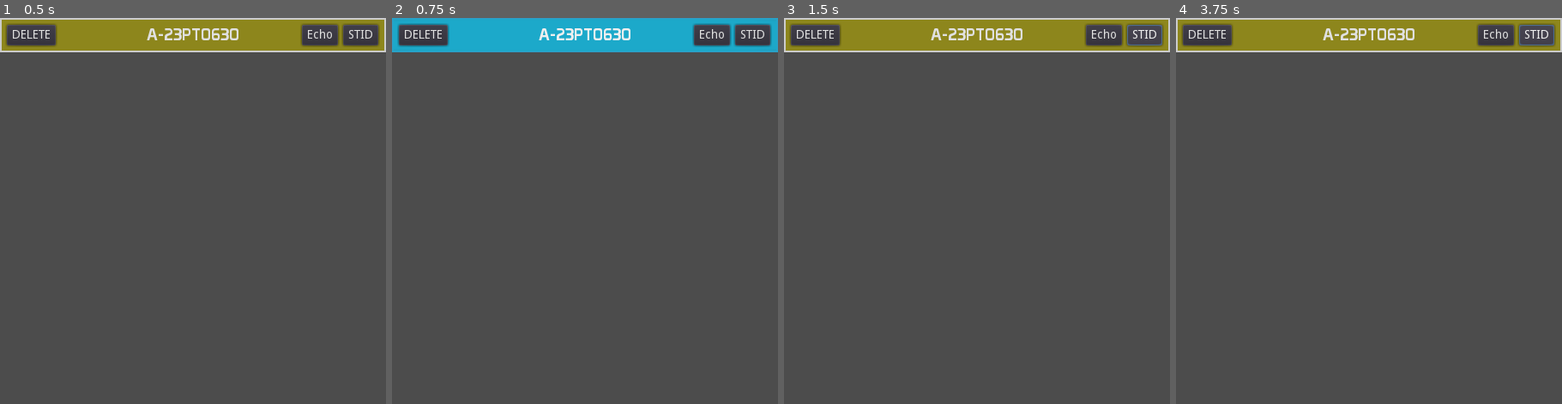
Above: before the commit, frames 1-4 (left to right).
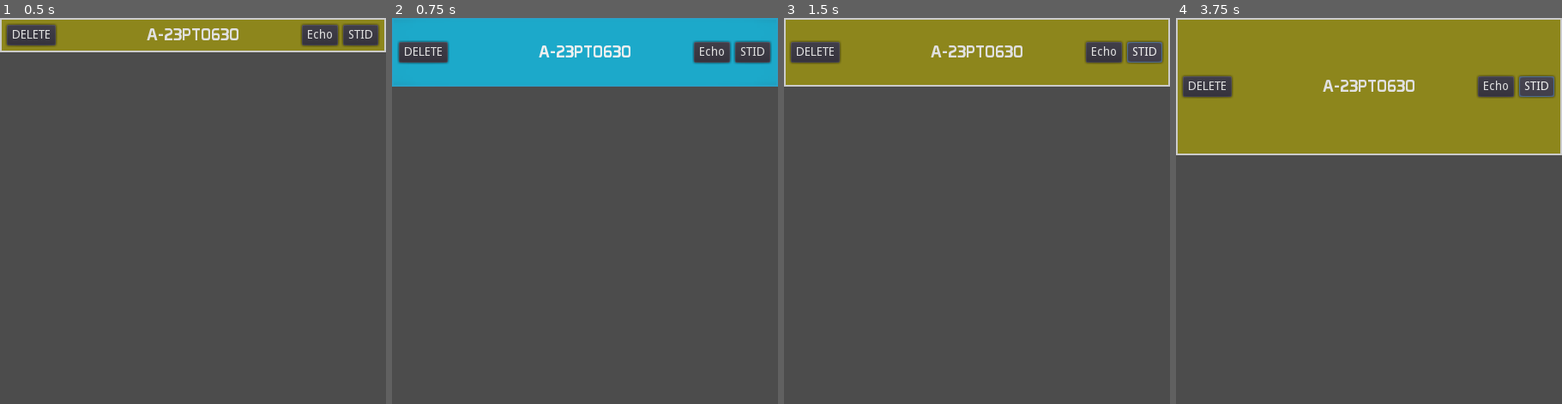
Above: after the commit, the same moments.

Repository: Keroflux/tagfinder
Game: Godot game, scene res://Tagbutton.tscn
Same seed, same stepped clock (60 frames per second), same inputs: the game is played once before the commit and once after it. This scene is started directly instead of the project's main scene.
Inputs:
- Up to frame 1 (0.5 s): no input
- Up to frame 2 (0.75 s): click "A-23PT0630" at 0.5 s
- Up to frame 3 (1.5 s): click "STID" at 1.25 s
- Up to frame 4 (3.75 s): click "Echo" at 2 s; click "A-23PT0630" at 2.75 s; click "STID" at 3.5 s

Frame 1 is identical in both runs. In frame 2, 11% of the frame differs, in the area x 0-100%, y 1-18%; in frame 3, 11%; in frame 4, 28%, in the area x 0-100%, y 1-36%.
Error in both runs: Invalid get index '0' (on base: 'int'). (res://Script/Tagbutton.gd:12)

Commit message:
Endring i utseende

Diff:
--- a/Script/Tagbutton.gd
+++ b/Script/Tagbutton.gd
@@ -36,3 +36,7 @@
 
 func _on_Echo_pressed():
 	emit_signal("open_echo", index)
+
+
+func _on_Button_pressed():
+	rect_size.y *= 2
--- a/TagFinder.tscn
+++ b/TagFinder.tscn
@@ -18,37 +18,110 @@
 content_margin_right = 5.0
 content_margin_top = 5.0
 content_margin_bottom = 5.0
-bg_color = Color( 0.145098, 0.282353, 0.427451, 1 )
-border_width_left = 1
-border_width_top = 2
+bg_color = Color( 0.705882, 0.733333, 0.752941, 1 )
+border_width_left = 3
+border_width_top = 3
 border_width_right = 3
-border_width_bottom = 1
+border_width_bottom = 3
+border_color = Color( 0.870588, 0.929412, 0.933333, 1 )
 
 [sub_resource type="StyleBoxFlat" id=4]
+bg_color = Color( 0.705882, 0.733333, 0.752941, 1 )
+border_width_left = 2
+border_width_top = 2
+border_width_right = 2
+border_width_bottom = 2
+border_color = Color( 0, 0.435294, 0.47451, 1 )
+corner_radius_top_left = 14
+corner_radius_top_right = 14
+corner_radius_bottom_right = 14
+corner_radius_bottom_left = 14
+corner_detail = 16
 
 [sub_resource type="StyleBoxFlat" id=5]
-bg_color = Color( 0.27451, 0.411765, 0.247059, 1 )
+bg_color = Color( 0, 0.435294, 0.47451, 1 )
+border_width_left = 2
+border_width_top = 2
+border_width_right = 2
+border_width_bottom = 2
+border_color = Color( 0, 0.435294, 0.47451, 1 )
+corner_radius_top_left = 14
+corner_radius_top_right = 14
+corner_radius_bottom_right = 14
+corner_radius_bottom_left = 14
+corner_detail = 16
 
 [sub_resource type="StyleBoxFlat" id=6]
-bg_color = Color( 0.384314, 0.388235, 0.403922, 1 )
-border_width_left = 1
-border_width_top = 1
-border_width_right = 1
-border_width_bottom = 1
+bg_color = Color( 0.843137, 0.882353, 0.929412, 1 )
+border_width_left = 2
+border_width_top = 2
+border_width_right = 2
+border_width_bottom = 2
+border_color = Color( 0, 0.435294, 0.47451, 1 )
+corner_radius_top_left = 14
+corner_radius_top_right = 14
+corner_radius_bottom_right = 14
+corner_radius_bottom_left = 14
+corner_detail = 16
+
+[sub_resource type="DynamicFont" id=11]
+font_data = ExtResource( 2 )
 
 [sub_resource type="DynamicFont" id=7]
 font_data = ExtResource( 2 )
 
+[sub_resource type="DynamicFont" id=15]
+font_data = ExtResource( 1 )
+
+[sub_resource type="StyleBoxFlat" id=13]
+bg_color = Color( 0.705882, 0.733333, 0.752941, 1 )
+border_width_left = 2
+border_width_top = 2
+border_width_right = 2
+border_width_bottom = 2
+border_color = Color( 0, 0.435294, 0.47451, 1 )
+corner_radius_top_left = 14
+corner_radius_top_right = 14
+corner_radius_bottom_right = 14
+corner_radius_bottom_left = 14
+corner_detail = 16
+
+[sub_resource type="StyleBoxFlat" id=14]
+bg_color = Color( 0, 0.435294, 0.47451, 1 )
+border_width_left = 2
+border_width_top = 2
+border_width_right = 2
+border_width_bottom = 2
+border_color = Color( 0, 0.435294, 0.47451, 1 )
+corner_radius_top_left = 14
+corner_radius_top_right = 14
+corner_radius_bottom_right = 14
+corner_radius_bottom_left = 14
+corner_detail = 16
+
+[sub_resource type="StyleBoxFlat" id=12]
+bg_color = Color( 0.843137, 0.882353, 0.929412, 1 )
+border_width_left = 2
+border_width_top = 2
+border_width_right = 2
+border_width_bottom = 2
+border_color = Color( 0, 0.435294, 0.47451, 1 )
+corner_radius_top_left = 14
+corner_radius_top_right = 14
+corner_radius_bottom_right = 14
+corner_radius_bottom_left = 14
+corner_detail = 16
+
 [sub_resource type="DynamicFont" id=8]
 font_data = ExtResource( 1 )
 
-[sub_resource type="DynamicFont" id=9]
+[sub_resource type="DynamicFont" id=10]
+size = 20
 font_data = ExtResource( 1 )
 
 [node name="TagFinder" type="Control"]
 anchor_right = 1.0
-anchor_bottom = 0.996
-margin_bottom = -0.200012
+anchor_bottom = 1.0
 script = ExtResource( 3 )
 __meta__ = {
 "_edit_use_anchors_": false
@@ -57,7 +130,21 @@
 [node name="ColorRect" type="ColorRect" parent="."]
 anchor_right = 1.0
 anchor_bottom = 1.0
-color = Color( 0.243137, 0.321569, 0.337255, 1 )
+color = Color( 0.137255, 0.215686, 0.27451, 1 )
+__meta__ = {
+"_edit_use_anchors_": false
+}
+
+[node name="ColorRect2" type="ColorRect" parent="."]
+anchor_top = 0.667
+anchor_right = 1.0
+anchor_bottom = 1.0
+margin_top = -4.15002
+margin_right = 85.0
+rect_rotation = 5.0
+size_flags_horizontal = 3
+size_flags_vertical = 3
+color = Color( 0.196078, 0.196078, 0.196078, 1 )
 __meta__ = {
 "_edit_use_anchors_": false
 }
@@ -79,10 +166,10 @@
 margin_left = 20.0
 margin_top = 20.0
 margin_right = 430.0
-margin_bottom = 427.0
+margin_bottom = 430.0
 size_flags_horizontal = 3
 size_flags_vertical = 3
-custom_constants/separation = 0
+custom_constants/separation = 1
 
 [node name="Label" type="Label" parent="MC/VBC"]
 margin_right = 410.0
@@ -96,9 +183,9 @@
 }
 
 [node name="TAG" type="Label" parent="MC/VBC"]
-margin_top = 22.0
+margin_top = 23.0
 margin_right = 410.0
-margin_bottom = 48.0
+margin_bottom = 49.0
 custom_fonts/font = SubResource( 2 )
 text = "TAGS"
 align = 1
@@ -107,7 +194,7 @@
 }
 
 [node name="TagListe" type="ScrollContainer" parent="MC/VBC"]
-margin_top = 48.0
+margin_top = 50.0
 margin_right = 410.0
 margin_bottom = 243.0
 size_flags_horizontal = 3
@@ -119,90 +206,167 @@
 margin_left = 5.0
 margin_top = 5.0
 margin_right = 405.0
-margin_bottom = 190.0
+margin_bottom = 188.0
 size_flags_horizontal = 3
 size_flags_vertical = 3
 
 [node name="EchoAll" type="OptionButton" parent="MC/VBC"]
-margin_top = 243.0
+margin_top = 244.0
 margin_right = 410.0
-margin_bottom = 273.0
+margin_bottom = 274.0
 rect_min_size = Vector2( 0, 30 )
 hint_tooltip = "Max 19 tag!"
+focus_mode = 0
 custom_styles/hover = SubResource( 4 )
 custom_styles/pressed = SubResource( 5 )
 custom_styles/normal = SubResource( 6 )
+custom_fonts/font = SubResource( 11 )
+custom_colors/font_color = Color( 0.239216, 0.239216, 0.239216, 1 )
+custom_colors/font_color_hover = Color( 0.239216, 0.239216, 0.239216, 1 )
+enabled_focus_mode = 0
 text = "P1"
 align = 1
 items = [ "LQ", null, false, 0, null, "P1", null, false, 1, null, "DP", null, false, 2, null, "RP", null, false, 3, null, "Åpne alle tag i Echo (max 19 tag)", null, true, 4, null ]
 selected = 1
 
 [node name="Multifile" type="CheckBox" parent="MC/VBC"]
-margin_top = 273.0
-margin_right = 410.0
-margin_bottom = 307.0
+margin_top = 275.0
+margin_right = 24.0
+margin_bottom = 309.0
 hint_tooltip = "PÅ ved opplasting til TagHub
 Lagrer separate filer per platform.
 "
+focus_mode = 0
+size_flags_horizontal = 0
+size_flags_vertical = 0
+custom_fonts/font = SubResource( 7 )
+custom_constants/check_vadjust = 0
+pressed = true
+enabled_focus_mode = 0
+__meta__ = {
+"_edit_use_anchors_": false
+}
+
+[node name="Label2" type="Label" parent="MC/VBC/Multifile"]
+anchor_left = 0.5
+anchor_top = 1.471
+anchor_right = 0.5
+anchor_bottom = 1.471
+margin_left = 12.0
+margin_top = -11.014
+margin_right = 131.0
+margin_bottom = 14.986
+custom_fonts/font = SubResource( 15 )
+text = "Fjern 1900 prefix"
+__meta__ = {
+"_edit_use_anchors_": false
+}
+
+[node name="Prefix" type="CheckBox" parent="MC/VBC"]
+margin_top = 310.0
+margin_right = 24.0
+margin_bottom = 344.0
+hint_tooltip = "PÅ ved opplasting til TagHub
+Tar bort 190x fra TAG"
+focus_mode = 0
+size_flags_horizontal = 0
+size_flags_vertical = 0
 custom_fonts/font = SubResource( 7 )
 pressed = true
-text = "Separate filer for hver platform"
-__meta__ = {
-"_edit_use_anchors_": false
-}
-
-[node name="Prefix" type="CheckBox" parent="MC/VBC"]
-margin_top = 307.0
+enabled_focus_mode = 0
+__meta__ = {
+"_edit_use_anchors_": false
+}
+
+[node name="Label" type="Label" parent="MC/VBC/Prefix"]
+anchor_left = 0.5
+anchor_top = -0.529
+anchor_right = 0.5
+anchor_bottom = -0.529
+margin_left = 12.0
+margin_top = -14.014
+margin_right = 221.0
+margin_bottom = 11.986
+custom_fonts/font = SubResource( 15 )
+text = "Separer filer for hver platform"
+__meta__ = {
+"_edit_use_anchors_": false
+}
+
+[node name="Taghub" type="CheckBox" parent="MC/VBC"]
+margin_top = 345.0
+margin_right = 24.0
+margin_bottom = 379.0
+hint_tooltip = "Åpener EchoHub når lister blir generert"
+focus_mode = 0
+size_flags_horizontal = 0
+size_flags_vertical = 0
+custom_fonts/font = SubResource( 7 )
+enabled_focus_mode = 0
+__meta__ = {
+"_edit_use_anchors_": false
+}
+
+[node name="Label2" type="Label" parent="MC/VBC/Taghub"]
+anchor_left = 0.5
+anchor_top = 0.441
+anchor_right = 0.5
+anchor_bottom = 0.441
+margin_left = 12.0
+margin_top = -11.994
+margin_right = 221.0
+margin_bottom = 14.006
+custom_fonts/font = SubResource( 15 )
+text = "Åpne EchoHub ved generering"
+__meta__ = {
+"_edit_use_anchors_": false
+}
+
+[node name="HBC" type="HBoxContainer" parent="MC/VBC"]
+margin_top = 380.0
 margin_right = 410.0
-margin_bottom = 341.0
-hint_tooltip = "PÅ ved opplasting til TagHub
-Tar bort 190x fra TAG"
-custom_fonts/font = SubResource( 7 )
-pressed = true
-text = "Fjern 1900 prefix"
-__meta__ = {
-"_edit_use_anchors_": false
-}
-
-[node name="Taghub" type="CheckBox" parent="MC/VBC"]
-margin_top = 341.0
-margin_right = 410.0
-margin_bottom = 375.0
-hint_tooltip = "Åpener EchoHub når lister blir generert"
-custom_fonts/font = SubResource( 7 )
-text = "Åpne EchoHub ved generering"
-__meta__ = {
-"_edit_use_anchors_": false
-}
-
-[node name="HBC" type="HBoxContainer" parent="MC/VBC"]
-margin_top = 375.0
-margin_right = 410.0
-margin_bottom = 407.0
+margin_bottom = 410.0
 custom_constants/separation = 5
 alignment = 1
 
 [node name="GenererLister" type="Button" parent="MC/VBC/HBC"]
-margin_left = 98.0
-margin_right = 205.0
-margin_bottom = 32.0
+margin_left = 84.0
+margin_right = 199.0
+margin_bottom = 30.0
 rect_min_size = Vector2( 100, 20 )
 hint_tooltip = "Lagrer .txt fil med TAG i
 Documents"
+focus_mode = 0
+custom_styles/hover = SubResource( 13 )
+custom_styles/pressed = SubResource( 14 )
+custom_styles/normal = SubResource( 12 )
 custom_fonts/font = SubResource( 8 )
-text = "Generer lister"
+custom_colors/font_color = Color( 0.239216, 0.239216, 0.239216, 1 )
+custom_colors/font_color_hover = Color( 0.239216, 0.239216, 0.239216, 1 )
+custom_colors/font_color_pressed = Color( 0.239216, 0.239216, 0.239216, 1 )
+enabled_focus_mode = 0
+text = "  Generer lister  "
 __meta__ = {
 "_edit_use_anchors_": false
 }
 
 [node name="Reload" type="Button" parent="MC/VBC/HBC"]
-margin_left = 210.0
-margin_right = 311.0
-margin_bottom = 32.0
+margin_left = 204.0
+margin_right = 325.0
+margin_bottom = 30.0
 rect_min_size = Vector2( 100, 20 )
-hint_tooltip = "Søker gjennom kopiert tekst på nytt"
-custom_fonts/font = SubResource( 9 )
-text = "Søk etter tag"
+hint_tooltip = "Lagrer .txt fil med TAG i
+Documents"
+focus_mode = 0
+custom_styles/hover = SubResource( 13 )
+custom_styles/pressed = SubResource( 14 )
+custom_styles/normal = SubResource( 12 )
+custom_fonts/font = SubResource( 8 )
+custom_colors/font_color = Color( 0.239216, 0.239216, 0.239216, 1 )
+custom_colors/font_color_hover = Color( 0.239216, 0.239216, 0.239216, 1 )
+custom_colors/font_color_pressed = Color( 0.239216, 0.239216, 0.239216, 1 )
+enabled_focus_mode = 0
+text = "   Søke etter tag  "
 __meta__ = {
 "_edit_use_anchors_": false
 }
@@ -216,6 +380,20 @@
 __meta__ = {
 "_edit_use_anchors_": false
 }
+
+[node name="Label" type="Label" parent="."]
+anchor_left = 1.0
+anchor_right = 1.0
+margin_left = -90.0
+margin_top = -4.0
+margin_right = -5.0
+margin_bottom = 27.0
+custom_fonts/font = SubResource( 10 )
+custom_colors/font_color = Color( 1, 0.0705882, 0.262745, 1 )
+text = "TagFinder"
+__meta__ = {
+"_edit_use_anchors_": false
+}
 [connection signal="item_selected" from="MC/VBC/EchoAll" to="." method="_on_Open_Echo_all"]
 [connection signal="pressed" from="MC/VBC/Multifile" to="." method="_on_Reload_pressed"]
 [connection signal="pressed" from="MC/VBC/Prefix" to="." method="_on_Reload_pressed"]
--- a/Tagbutton.tscn
+++ b/Tagbutton.tscn
@@ -19,11 +19,9 @@
 
 [node name="Tagbutton" type="Control"]
 anchor_right = 1.0
-anchor_bottom = 1.0
-margin_right = 3.05176e-05
-margin_bottom = -410.0
 rect_min_size = Vector2( 250, 40 )
 size_flags_horizontal = 3
+size_flags_vertical = 0
 script = ExtResource( 2 )
 __meta__ = {
 "_edit_use_anchors_": false
@@ -83,6 +81,7 @@
 __meta__ = {
 "_edit_use_anchors_": false
 }
+[connection signal="pressed" from="Button" to="." method="_on_Button_pressed"]
 [connection signal="pressed" from="Delete" to="." method="_on_Delete_pressed"]
 [connection signal="pressed" from="STID" to="." method="_on_STID_pressed"]
 [connection signal="pressed" from="Echo" to="." method="_on_Echo_pressed"]
--- a/project.godot
+++ b/project.godot
@@ -24,6 +24,7 @@
 
 window/size/width=450
 window/size/height=450
+window/vsync/use_vsync=false
 window/stretch/aspect="expand"
 
 [importer_defaults]
Not shown: 1 places in TagFinder.tscn that only renumber resources
